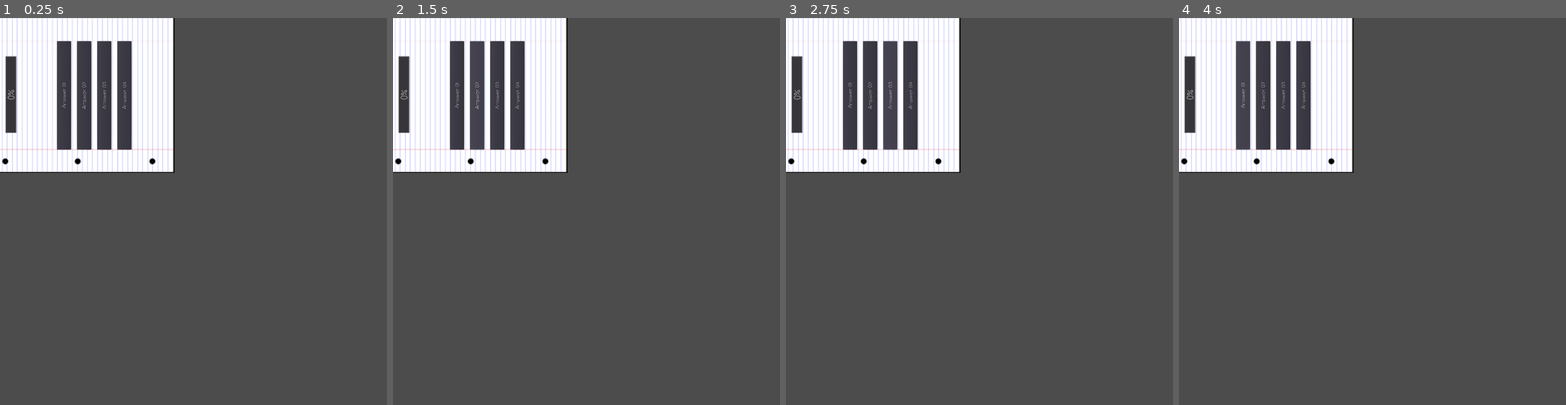
Above: before the commit, frames 1-4 (left to right).
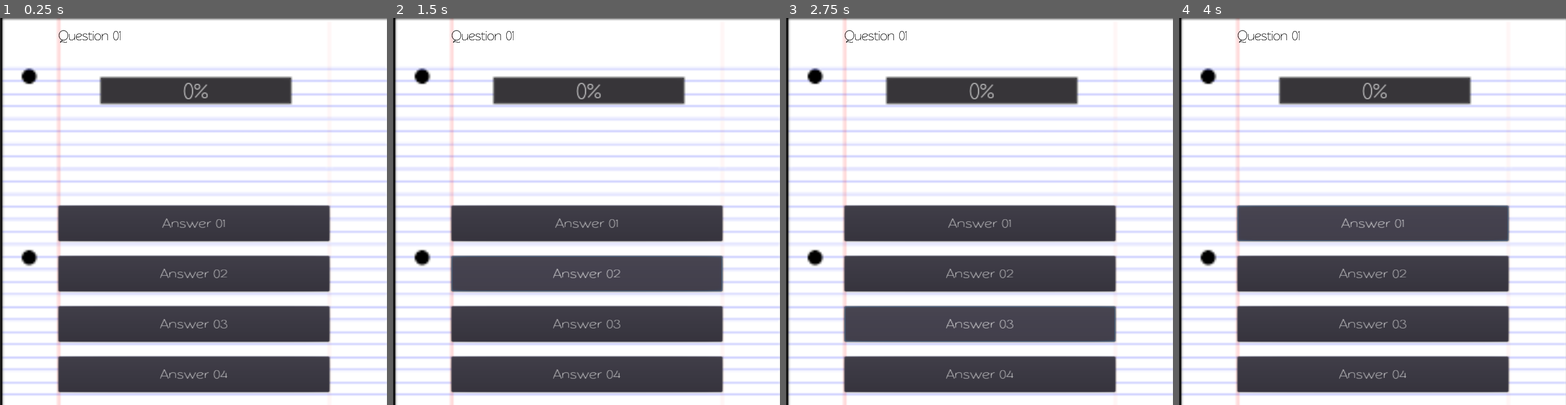
Above: after the commit, the same moments.

Repository: MasterKitten/Addicting-FlashCard-Learning
Game: Godot game, scene res://Scenes/Game Modes/Question & Answer.tscn
Same seed, same stepped clock (60 frames per second), same inputs: the game is played once before the commit and once after it. This scene is started directly instead of the project's main scene.
Inputs:
- Up to frame 1 (0.25 s): no input
- Up to frame 2 (1.5 s): click "Answer 01" at 0.5 s; click "Answer 02" at 1.25 s
- Up to frame 3 (2.75 s): click "Answer 03" at 2 s
- Up to frame 4 (4 s): click "Answer 04" at 2.75 s; click "Answer 01" at 3.5 s

The runs differ from the first frame. In frame 1, 64% of the frame differs, in the area x 0-100%, y 0-100%; in frame 2, 64%; in frame 3, 64%; in frame 4, 64%.
Error in both runs: Invalid get index '0' (on base: 'Array'). (res://Scenes/Game)

Commit message:
New gamemode
With music, animations, and QOL fixes for me!

Diff:
--- /dev/null
+++ b/Schodot/Scenes/Game Modes/Flash Card.gd
@@ -0,0 +1,44 @@
+extends TextureRect
+
+var SelectedQuestions = []
+var SelectedAnswers = []
+
+var Flipped = false
+var CurrentQuestion = 0
+
+func UpdateText():
+	if Flipped == true && CurrentQuestion != SelectedQuestions.size():
+		get_node("Label").text = SelectedAnswers[CurrentQuestion]
+		get_node("Label2").text = "Answer:"
+	elif CurrentQuestion != SelectedQuestions.size():
+		get_node("Label").text = SelectedQuestions[CurrentQuestion]
+		get_node("Label2").text = "Question:"
+
+func _on_Flip_pressed():
+	if Flipped == true:
+		Flipped = false
+	else:
+		Flipped = true
+	get_node("AnimationPlayer").play("Flip")
+
+func _on_Next_pressed():
+	CurrentQuestion += 1
+	Flipped = false
+	if CurrentQuestion == SelectedQuestions.size():
+		get_parent().get_node("Selecting Practice").BackToLevel()
+		queue_free()
+	if CurrentQuestion == SelectedQuestions.size() - 1:
+		get_node("Next").text = "Finish"
+	else:
+		get_node("Next").text = "Next"
+	get_node("Back").visible = true
+	UpdateText()
+
+func _on_Back_pressed():
+	CurrentQuestion -= 1
+	Flipped = false
+	if CurrentQuestion == 0:
+		get_node("Back").visible = false
+	else:
+		get_node("Back").visible = true
+	UpdateText()
--- /dev/null
+++ b/Schodot/Scenes/Game Modes/Flash Card.tscn
@@ -0,0 +1,117 @@
+[gd_scene load_steps=8 format=2]
+
+[ext_resource path="res://Images/Flash Card.png" type="Texture" id=1]
+[ext_resource path="res://Scenes/Game Modes/Flash Card.gd" type="Script" id=2]
+[ext_resource path="res://Font/Rawengulksans.tres" type="DynamicFont" id=3]
+[ext_resource path="res://Font/Smaller_Rawengulksans.tres" type="DynamicFont" id=4]
+[ext_resource path="res://Audio/Music/Minor-Turbulance-Trimmed.ogg" type="AudioStream" id=5]
+
+[sub_resource type="Animation" id=1]
+resource_name = "Flip"
+length = 0.5
+step = 0.05
+tracks/0/type = "value"
+tracks/0/path = NodePath(".:rect_scale")
+tracks/0/interp = 1
+tracks/0/loop_wrap = true
+tracks/0/imported = false
+tracks/0/enabled = true
+tracks/0/keys = {
+"times": PoolRealArray( 0, 0.25, 0.5 ),
+"transitions": PoolRealArray( 1, 1, 1 ),
+"update": 0,
+"values": [ Vector2( 2.25, 2.5 ), Vector2( 1e-05, 2.5 ), Vector2( 2.25, 2.5 ) ]
+}
+tracks/1/type = "value"
+tracks/1/path = NodePath(".:rect_position")
+tracks/1/interp = 1
+tracks/1/loop_wrap = true
+tracks/1/imported = false
+tracks/1/enabled = true
+tracks/1/keys = {
+"times": PoolRealArray( 0, 0.25, 0.5 ),
+"transitions": PoolRealArray( 1, 1, 1 ),
+"update": 0,
+"values": [ Vector2( 2, 130 ), Vector2( 400, 130 ), Vector2( 2, 130 ) ]
+}
+tracks/2/type = "method"
+tracks/2/path = NodePath(".")
+tracks/2/interp = 1
+tracks/2/loop_wrap = true
+tracks/2/imported = false
+tracks/2/enabled = true
+tracks/2/keys = {
+"times": PoolRealArray( 0.25 ),
+"transitions": PoolRealArray( 1 ),
+"values": [ {
+"args": [  ],
+"method": "UpdateText"
+} ]
+}
+
+[sub_resource type="Animation" id=2]
+length = 0.001
+
+[node name="Flash Card" type="TextureRect"]
+margin_left = 2.0
+margin_top = 130.0
+margin_right = 358.0
+margin_bottom = 330.0
+rect_scale = Vector2( 2.25, 2.5 )
+texture = ExtResource( 1 )
+script = ExtResource( 2 )
+
+[node name="Label" type="Label" parent="."]
+modulate = Color( 0, 0, 0, 1 )
+margin_left = 1.05264
+margin_top = 18.75
+margin_right = 357.053
+margin_bottom = 175.75
+custom_fonts/font = ExtResource( 3 )
+text = "Test"
+align = 1
+valign = 1
+autowrap = true
+
+[node name="Label2" type="Label" parent="."]
+modulate = Color( 1, 0, 0, 1 )
+margin_right = 356.0
+margin_bottom = 14.0
+custom_fonts/font = ExtResource( 4 )
+text = "Question:"
+align = 1
+valign = 1
+
+[node name="Flip" type="Button" parent="."]
+modulate = Color( 1, 1, 1, 0 )
+margin_right = 356.0
+margin_bottom = 200.0
+
+[node name="AnimationPlayer" type="AnimationPlayer" parent="."]
+anims/Flip = SubResource( 1 )
+anims/RESET = SubResource( 2 )
+
+[node name="Next" type="Button" parent="."]
+margin_left = 303.111
+margin_top = 170.8
+margin_right = 345.111
+margin_bottom = 190.8
+text = "Next"
+
+[node name="Back" type="Button" parent="."]
+visible = false
+margin_left = 12.8889
+margin_top = 169.6
+margin_right = 54.8889
+margin_bottom = 189.6
+text = "Back"
+
+[node name="Music" type="AudioStreamPlayer" parent="."]
+stream = ExtResource( 5 )
+volume_db = -5.0
+autoplay = true
+bus = "Music"
+
+[connection signal="pressed" from="Flip" to="." method="_on_Flip_pressed"]
+[connection signal="pressed" from="Next" to="." method="_on_Next_pressed"]
+[connection signal="pressed" from="Back" to="." method="_on_Back_pressed"]
--- a/Schodot/Scenes/Game Modes/Question & Answer.gd
+++ b/Schodot/Scenes/Game Modes/Question & Answer.gd
@@ -37,7 +37,7 @@
 		StartTimer = false
 		timer = 0
 		if (SelectedAnswers.size() == 0 && SelectedQuestions.size() == 0):
-			get_parent().get_node("Music").play()
+			get_parent().get_node("Selecting Practice").BackToLevel()
 			queue_free()
 		else:
 			UpdateText()
--- a/Schodot/Scenes/Game Modes/Question & Answer.tscn
+++ b/Schodot/Scenes/Game Modes/Question & Answer.tscn
@@ -19,22 +19,22 @@
 font_data = ExtResource( 6 )
 
 [node name="Question & Answer" type="TextureRect"]
-margin_left = 60.0
-margin_top = 33.0
-margin_right = 262.0
-margin_bottom = 283.0
-rect_rotation = -90.0
-rect_scale = Vector2( 1.6, 1.6 )
+margin_left = 304.0
+margin_top = 371.0
+margin_right = 506.0
+margin_bottom = 621.0
+rect_scale = Vector2( 4, 4 )
 rect_pivot_offset = Vector2( 101, 125 )
 texture = ExtResource( 1 )
+stretch_mode = 1
 script = ExtResource( 2 )
 
 [node name="Question Text" type="RichTextLabel" parent="."]
 modulate = Color( 0, 0, 0, 1 )
-margin_left = 30.375
-margin_top = 5.00001
-margin_right = 930.375
-margin_bottom = 125.0
+margin_left = 30.25
+margin_top = 6.0
+margin_right = 930.25
+margin_bottom = 126.0
 rect_scale = Vector2( 0.15, 0.15 )
 custom_fonts/normal_font = ExtResource( 5 )
 text = "Question 01"
--- a/Schodot/Scenes/Selecting Practice.gd
+++ b/Schodot/Scenes/Selecting Practice.gd
@@ -8,7 +8,10 @@
 export (Array, String) var SelectedQuestions
 
 export (PackedScene) var Butt
-export (PackedScene) var TheScened
+
+export (PackedScene) var QuizScene
+export (PackedScene) var FlashScene
+
 var ItemToDo = 0
 
 func Populate(datas):
@@ -25,7 +28,27 @@
 		i += 1
 
 func _on_Quiz_pressed():
+	InsertThings()
+	var Item = QuizScene.instance()
+	get_parent().get_node(".").add_child(Item)
+	Item.SelectedQuestions = SelectedQuestions
+	Item.SelectedAnswers = SelectedAnswers
+	Item.UpdateText()
+	GoToGame()
+
+func _on_Flash_pressed():
+	InsertThings()
+	var Item = FlashScene.instance()
+	get_parent().add_child(Item)
+	Item.SelectedQuestions = SelectedQuestions
+	Item.SelectedAnswers = SelectedAnswers
+	Item.UpdateText()
+	GoToGame()
+
+func InsertThings():
 	var i = 0
+	SelectedAnswers = []
+	SelectedQuestions = []
 	while i < Questions[ItemToDo].size():
 		var Thing = Questions[ItemToDo][i]
 		SelectedQuestions.append(Thing)
@@ -35,12 +58,6 @@
 		var Thing = Answers[ItemToDo][i]
 		SelectedAnswers.append(Thing)
 		i += 1
-	var Item = TheScened.instance()
-	get_node(".").add_child(Item)
-	Item.SelectedQuestions = SelectedQuestions
-	Item.SelectedAnswers = SelectedAnswers
-	Item.UpdateText()
-	GoToGame()
 
 func Popups(ItemThing):
 	ItemToDo = ItemThing
@@ -49,6 +66,11 @@
 func GoToGame():
 	get_node("Music").stop()
 	get_node("WindowDialog").visible = false
+	get_node(".").visible = false
+
+func BackToLevel():
+	get_node("Music").play()
+	get_node(".").visible = true
 
 func _on_Quit_pressed():
 	var _nill = get_tree().change_scene("res://Defaults/Main Scene.tscn")
--- a/Schodot/Scenes/Selecting Practice.tscn
+++ b/Schodot/Scenes/Selecting Practice.tscn
@@ -6,6 +6,7 @@
 [ext_resource path="res://Scenes/Game Modes/Question & Answer.tscn" type="PackedScene" id=4]
 [ext_resource path="res://Font/Rawengulksans.tres" type="DynamicFont" id=5]
 [ext_resource path="res://Audio/Music/Duck-and-Cover-trimmed.ogg" type="AudioStream" id=6]
+[ext_resource path="res://Scenes/Game Modes/Flash Card.tscn" type="PackedScene" id=7]
 
 [node name="Selecting Practice" type="TextureRect"]
 margin_left = 800.0
@@ -17,7 +18,8 @@
 texture = ExtResource( 1 )
 script = ExtResource( 2 )
 Butt = ExtResource( 3 )
-TheScened = ExtResource( 4 )
+QuizScene = ExtResource( 4 )
+FlashScene = ExtResource( 7 )
 
 [node name="HFlowContainer" type="HFlowContainer" parent="."]
 margin_left = 1.52588e-05
@@ -39,6 +41,7 @@
 text = "Back"
 
 [node name="WindowDialog" type="WindowDialog" parent="."]
+visible = true
 margin_left = 40.4
 margin_top = 127.2
 margin_right = 215.4
@@ -52,6 +55,13 @@
 margin_bottom = 34.0
 text = "Quiz Mode"
 
+[node name="Flash" type="Button" parent="WindowDialog"]
+margin_left = 43.0
+margin_top = 40.0
+margin_right = 125.0
+margin_bottom = 60.0
+text = "Flash Cards"
+
 [node name="Music" type="AudioStreamPlayer" parent="."]
 stream = ExtResource( 6 )
 volume_db = -5.0
@@ -60,3 +70,4 @@
 
 [connection signal="pressed" from="Quit" to="." method="_on_Quit_pressed"]
 [connection signal="pressed" from="WindowDialog/Quiz" to="." method="_on_Quiz_pressed"]
+[connection signal="pressed" from="WindowDialog/Flash" to="." method="_on_Flash_pressed"]
Not shown, added: Schodot/Audio/Music/Minor-Turbulance-Trimmed.ogg.import
Binary file added: Schodot/Images/Flash Card.png
Not shown, added: Schodot/Images/Flash Card.png.import
Not shown: 1 places in Schodot/Scenes/Selecting Practice.tscn that only renumber resources
Not shown, changed: Schodot/export_presets.cfg
Not shown, added: Schodot/Audio/Music/Minor-Turbulance-Trimmed.ogg
